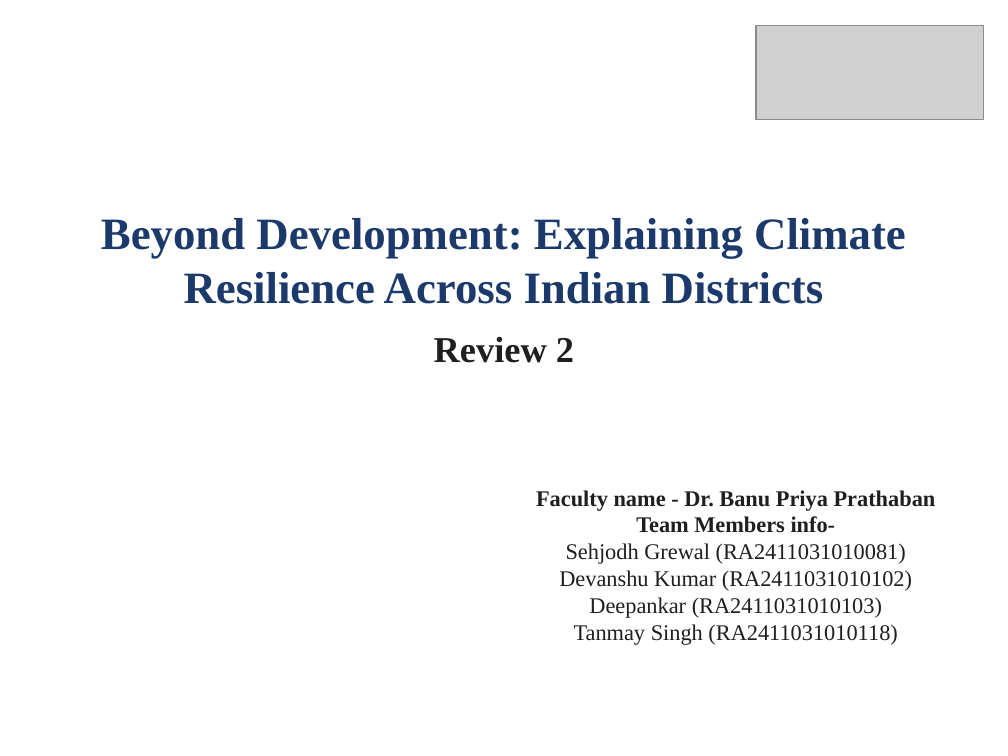
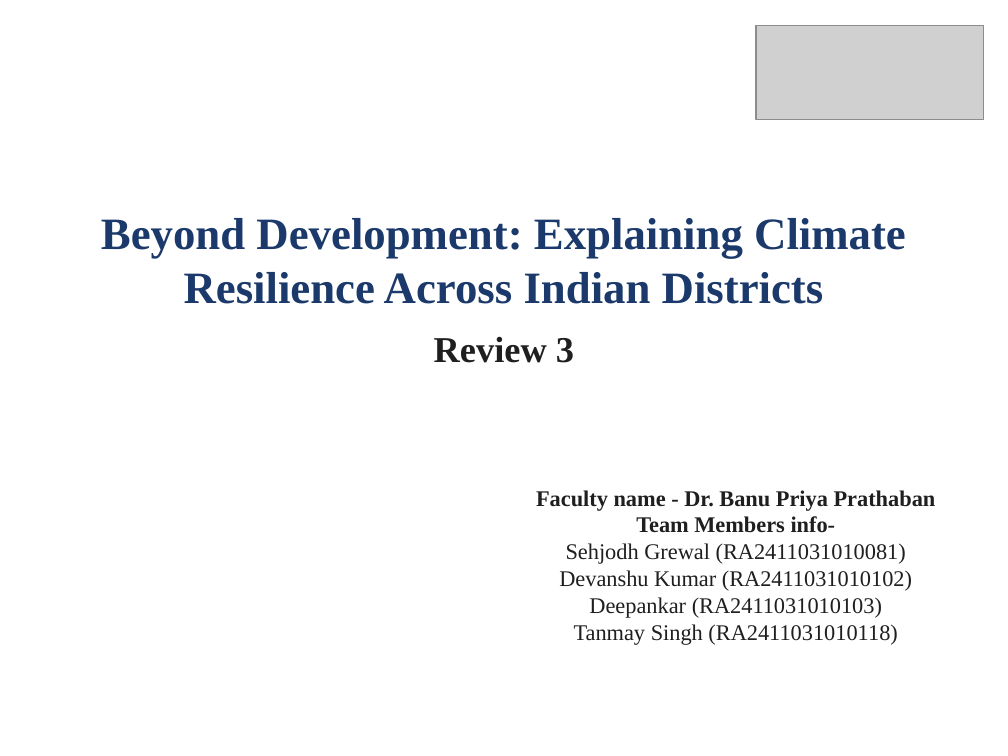
Before and after one commit to deepankarkumar1310/hadoop-ml-algorithm-, a slide deck: slide 1 of docs/Review2_Deck.pptx. Drawn at 1008x756 pixels with LibreOffice and Linux fonts; fonts in the diff are those of the drawing; grey boxes stand for pictures. Boxes give left, top, right and bottom in pixels: in the first picture for what was removed or moved away, otherwise in the second. Text is boxed around its words. In the diff, an @@ line names an element or a change of style, - is before the commit and + after.

Commit message:
Relabel slide deck for Review 3

```diff
--- a/docs/Review2_Deck.pptx
+++ b/docs/Review2_Deck.pptx
@@ title at (434,336,574,363): text changed @@
-Review 2
+Review 3
```
Also in this commit, not shown: 2 other slides changed, 1 other file.
